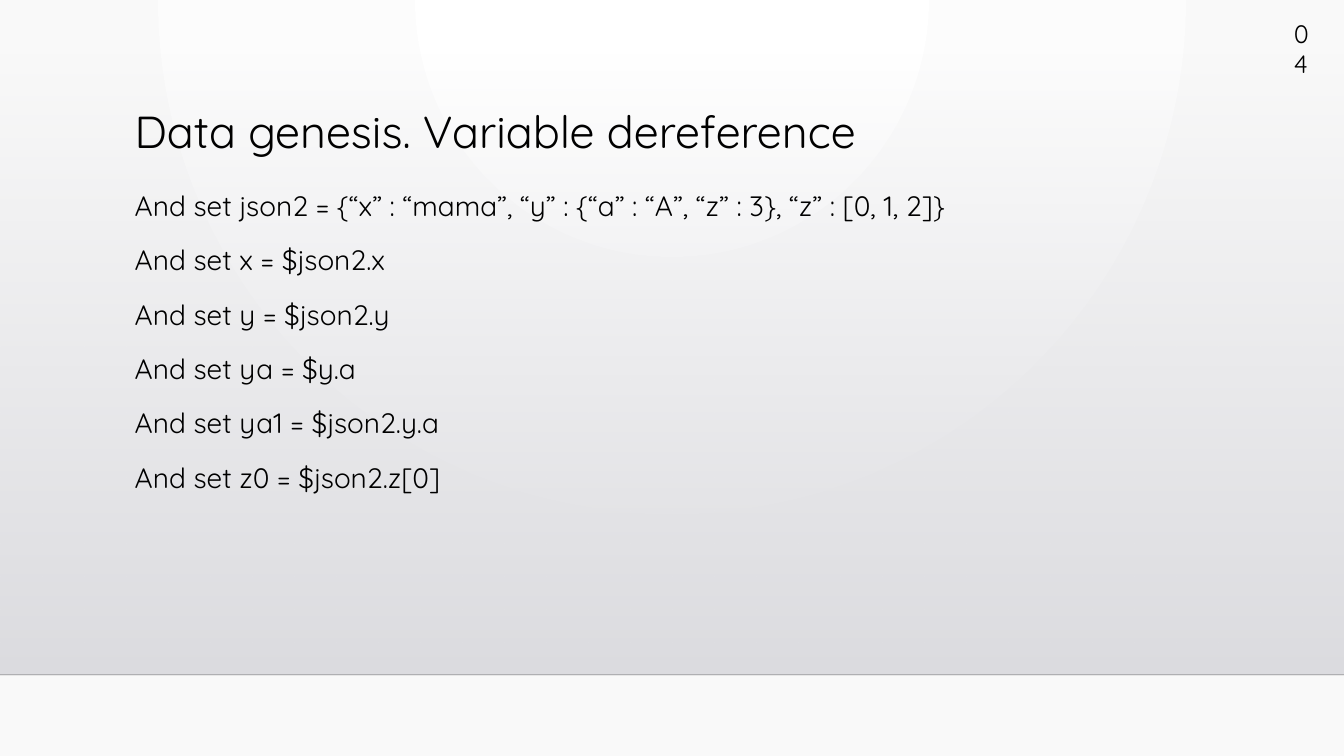
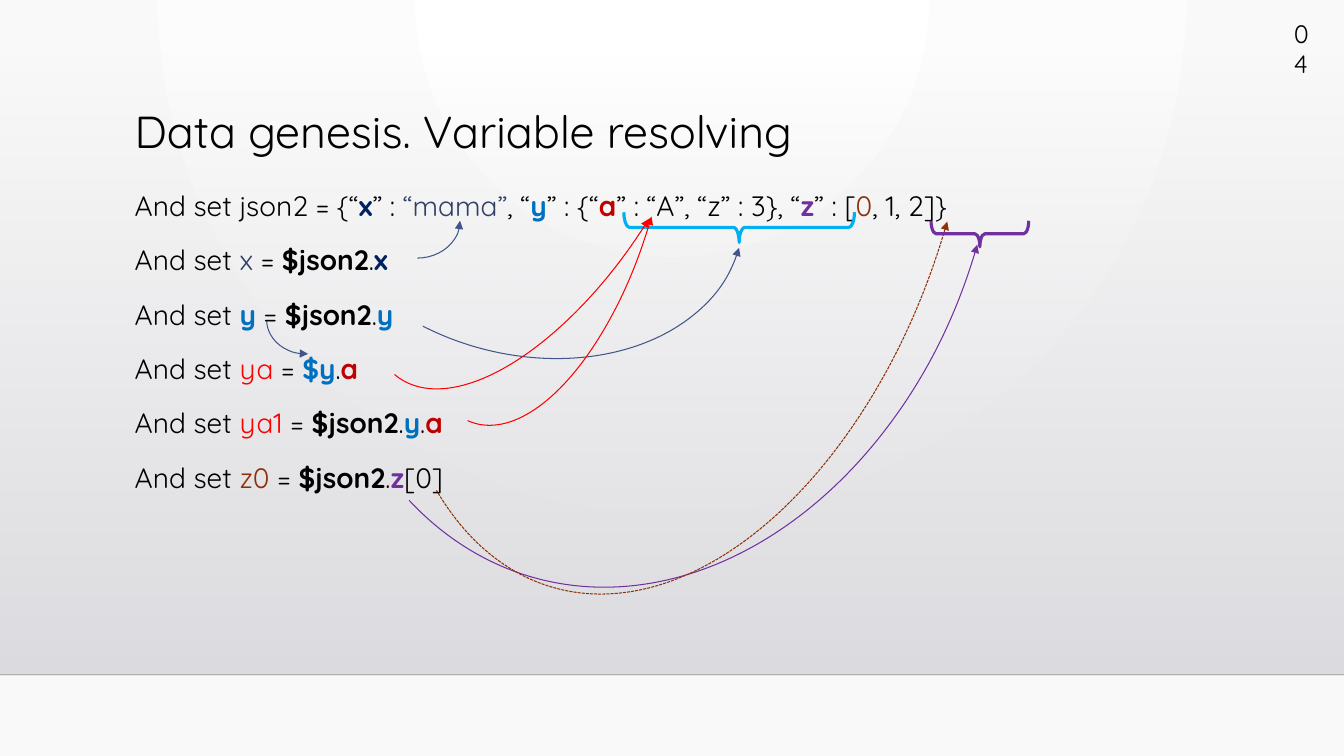
Before and after one commit to slipchansky/ats-unified, a slide deck: slide 19 of ats-presentation/ats-unified.pptx (slide 13 before the commit). Drawn at 1344x756 pixels with LibreOffice and Linux fonts; fonts in the diff are those of the drawing; background and template pictures are left out. Boxes give left, top, right and bottom in pixels: in the first picture for what was removed or moved away, otherwise in the second. Text is boxed around its words. In the diff, an @@ line names an element or a change of style, - is before the commit and + after.

```diff
--- a/ats-presentation/ats-unified.pptx
+++ b/ats-presentation/ats-unified.pptx
@@ arc (boxed as its full ellipse) added at [209, 0, 1098, 670], outline #7030A0 0.75 pt @@
@@ arc (boxed as its full ellipse) added at [265, 0, 783, 406], outline #415588 0.75 pt @@
@@ arc (boxed as its full ellipse) added at [286, 0, 1074, 665], outline #8D3107 0.75 pt dashed @@
@@ arc (boxed as its full ellipse) added at [295, 0, 791, 446], outline #FF0000 0.75 pt @@
@@ arc (boxed as its full ellipse) added at [367, 0, 719, 455], outline #FF0000 0.75 pt @@
@@ title at [135, 115, 792, 157]: text changed @@
-Data genesis. Variable dereference
+Data genesis. Variable resolving
@@ text "And set json2 = {“x” ..." at [135, 195, 947, 496]: text colour #000000 to #002060 in "{“x”", "$json2.x"; text colour #000000 to #314066 in "“mama”,", "x"; text colour #000000 to #0070C0 in "“y”", "y $json2.y", "$y.a", "$json2.y.a"; text colour #000000 to #C00000 in "{“a”", "$y.a", "$json2.y.a"; text colour #000000 to #7030A0 in "“z”", "$json2.z[0]"; text colour #000000 to #8D3107 in "[0,", "z0"; bold on in "{“x” “y” {“a” “z”", "$json2.x", "y $json2.y", "$y.a" and 2 more places; text colour #000000 to #FF0000 in "ya", "ya1" @@
@@ arc (boxed as its full ellipse) added at [375, 184, 460, 259], outline #415588 0.75 pt @@
@@ left brace added at [624, 212, 854, 242], outline #00B0F0 2.25 pt @@
@@ left brace added at [931, 220, 1029, 247], outline #7030A0 2.25 pt @@
@@ arc (boxed as its full ellipse) added at [265, 282, 347, 356], outline #415588 0.75 pt @@
```
Also in this commit, not shown: 30 other slides changed, 14 slides added, 1 slide removed.
